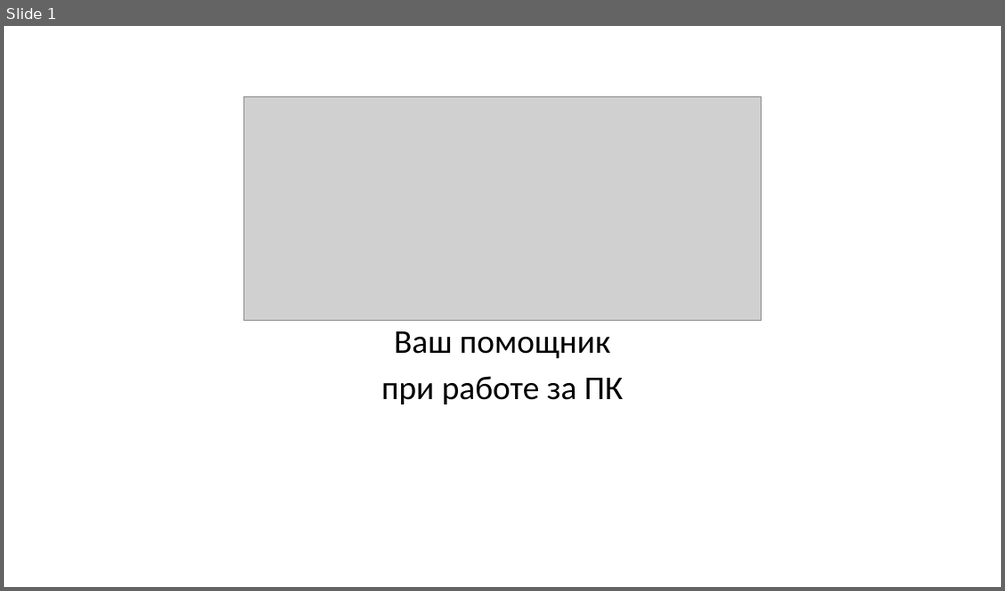
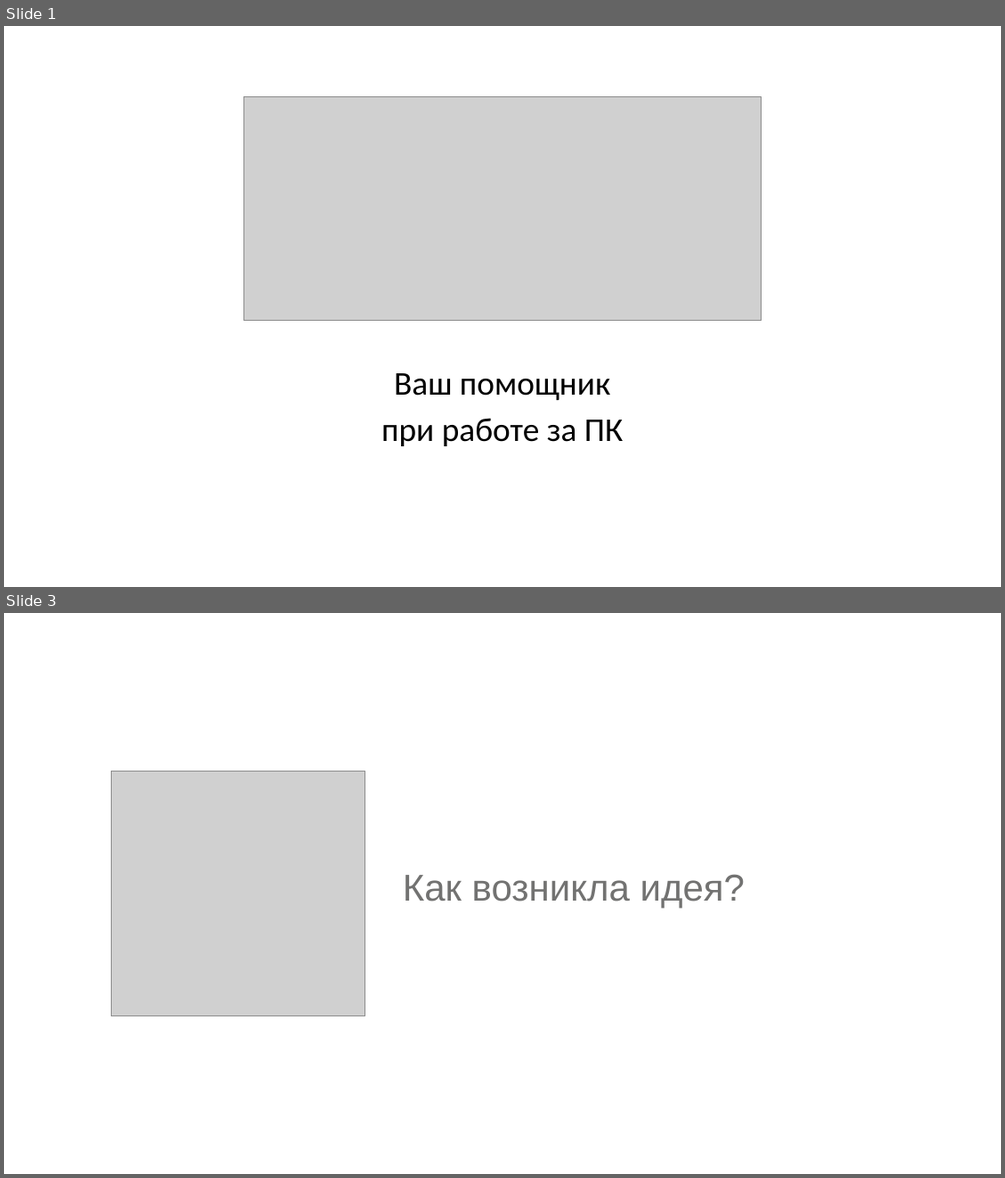
Before and after one commit to bezlimix/BFdeck, a slide deck: Презентация1.pptx. Shown one above the other, each under a label of ours: slide 1 before the commit, slides 1 and 3 after it; the slides between them are not shown. The pictures are 1005x591 and 1005x1178 pixels, drawn with LibreOffice and Linux fonts; fonts in the diff are those of the drawing; grey boxes stand for pictures. Boxes give left, top, right and bottom in pixels: in the first picture for what was removed or moved away, otherwise in the second. Text is boxed around its words. In the diff, an @@ line names an element or a change of style, - is before the commit and + after.

```diff
--- a/Презентация1.pptx
+++ b/Презентация1.pptx
@@ slide 3 added at (x1=4, y1=613, x2=1001, y2=1174), background #FFFFFF @@
@@ picture added at (x1=111, y1=771, x2=365, y2=1016) @@
@@ text added at (x1=403, y1=874, x2=744, y2=908), 36 pt, text #727271 @@
+Как возникла идея?
@@ slide 1 changed as well @@
@@ subtitle "Ваш помощник" moved from (x1=381, y1=331, x2=623, y2=404) to (x1=381, y1=373, x2=623, y2=446) @@
```
Also in this commit, not shown: 3 other slides added, 1 slide removed.
